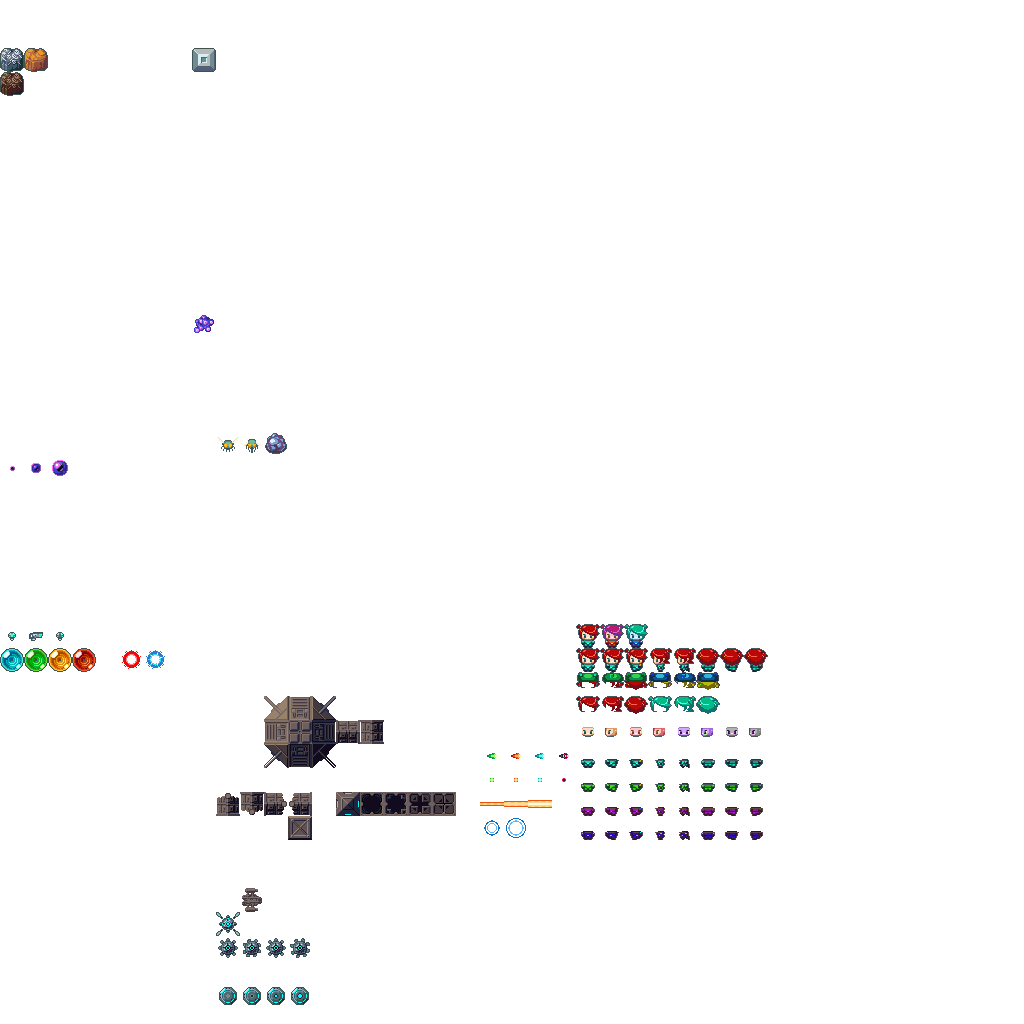
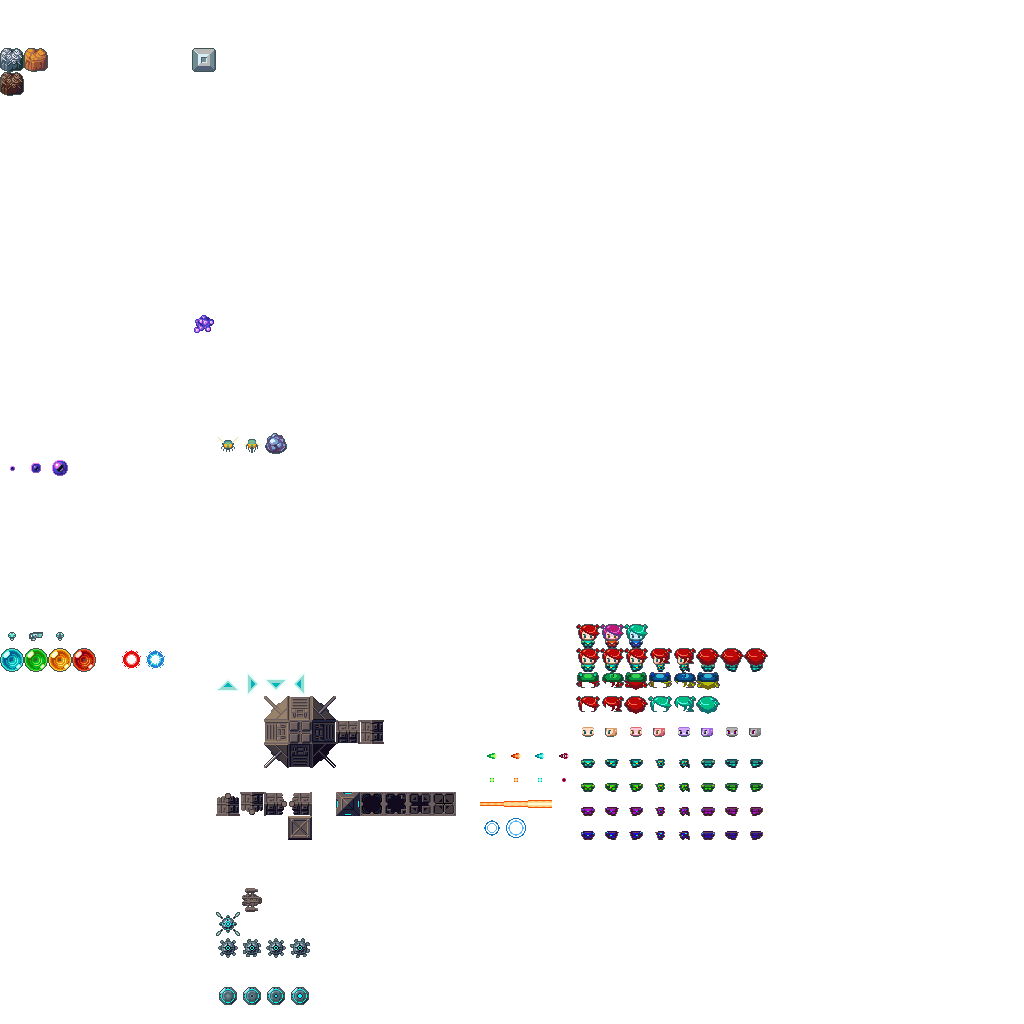
Layered file, before and after one edit (1024 × 1024). Changes by layer:
painted on "レイヤー 1" over box(217, 673, 305, 695)
